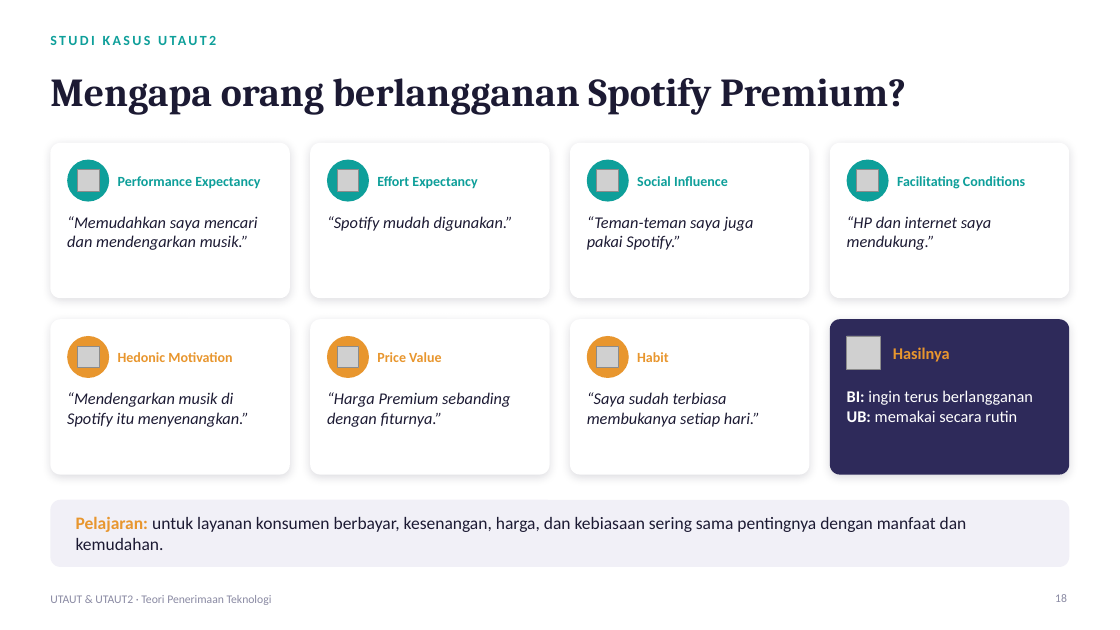
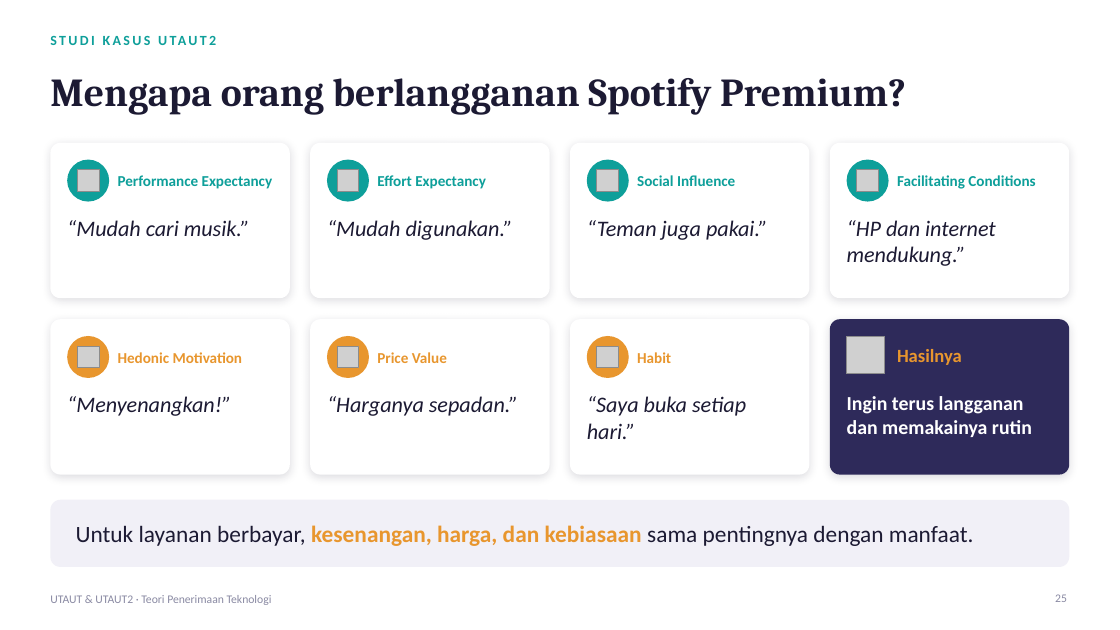
Before and after one commit to KevArslanian/S-Enigma, a slide deck: slide 25 of materi/UTAUT_UTAUT2.pptx (slide 18 before the commit). Drawn at 1120x630 pixels with LibreOffice and Linux fonts; fonts in the diff are those of the drawing; grey boxes stand for pictures. Boxes give left, top, right and bottom in pixels: in the first picture for what was removed or moved away, otherwise in the second. Text is boxed around its words. In the diff, an @@ line names an element or a change of style, - is before the commit and + after.

```diff
--- a/materi/UTAUT_UTAUT2.pptx
+++ b/materi/UTAUT_UTAUT2.pptx
@@ text at [67,220,250,236]: text changed; size 14 to 19 pt @@
-“Memudahkan saya mencari dan mendengarkan musik.”
+“Mudah cari musik.”
@@ text at [327,220,513,240]: text changed; size 14 to 19 pt @@
-“Spotify mudah digunakan.”
+“Mudah digunakan.”
@@ text at [587,220,768,240]: text changed; size 14 to 19 pt @@
-“Teman-teman saya juga pakai Spotify.”
+“Teman juga pakai.”
@@ text at [847,220,996,266]: text changed; size 14 to 19 pt @@
-“HP dan internet saya mendukung.”
+“HP dan internet mendukung.”
@@ size 12 to 13 pt in 7 elements at [118,175,273,189], [377,175,486,189], [637,175,735,186], [897,175,1035,189], [118,352,243,363], [377,352,447,363], [637,352,671,363] @@
@@ picture: place and size @@
-picture at [847,336,881,370]
+picture at [847,336,885,374]
@@ text "Hasilnya" at [897,349,962,365]: size 14 to 16 pt @@
@@ text at [67,396,231,416]: text changed; size 14 to 19 pt @@
-“Mendengarkan musik di Spotify itu menyenangkan.”
+“Menyenangkan!”
@@ text at [327,396,518,416]: text changed; size 14 to 19 pt @@
-“Harga Premium sebanding dengan fiturnya.”
+“Harganya sepadan.”
@@ text at [587,396,746,439]: text changed; size 14 to 19 pt @@
-“Saya sudah terbiasa membukanya setiap hari.”
+“Saya buka setiap hari.”
@@ text at [847,396,1032,437]: text changed; size 14 to 17 pt; bold on @@
-BI: ingin terus berlangganan
-UB: memakai secara rutin
+Ingin terus langganan
+dan memakainya rutin
@@ text at [76,525,974,546]: text changed; size 15 to 20 pt @@
-Pelajaran: untuk layanan konsumen berbayar, kesenangan, harga, dan kebiasaan sering sama pentingnya dengan manfaat dan kemudahan.
+Untuk layanan berbayar, kesenangan, harga, dan kebiasaan sama pentingnya dengan manfaat.
@@ page number at [1055,594,1067,602]: text changed @@
-18
+25
```
Also in this commit, not shown: 18 other slides changed, 12 slides added, 4 slides removed.
